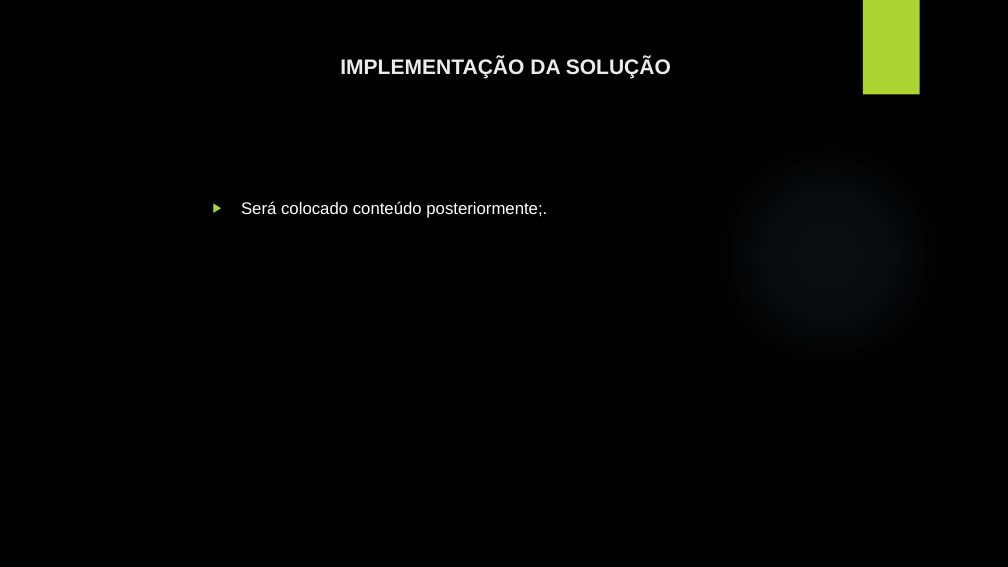
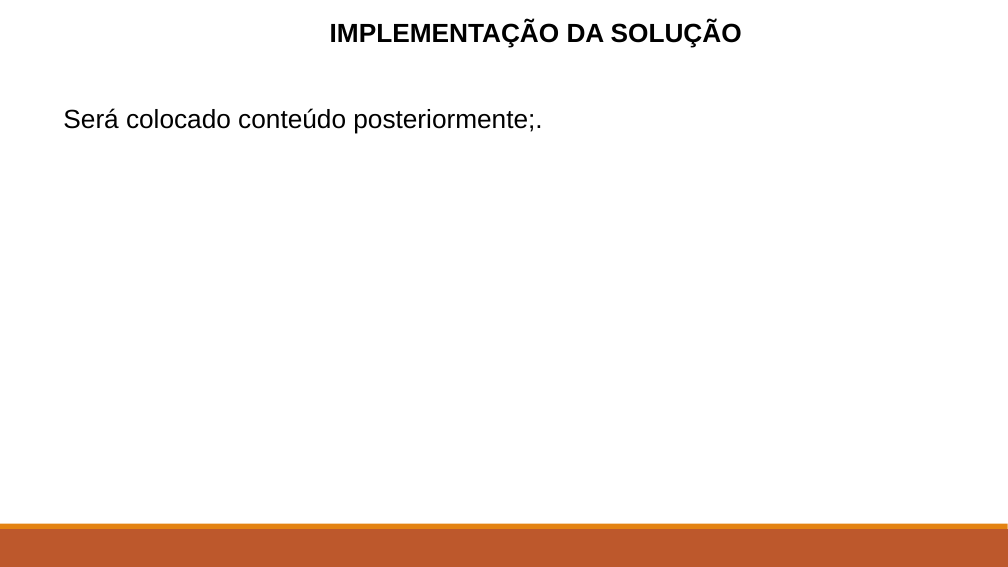
Before and after one commit to wagneramelo/tisAtlas, a slide deck: slide 9 of Documentos/Segunda apresentação TIS .pptx (slide 8 before the commit). Drawn at 1008x567 pixels with LibreOffice and Linux fonts; fonts in the diff are those of the drawing; background and template pictures are left out. Boxes give left, top, right and bottom in pixels: in the first picture for what was removed or moved away, otherwise in the second. Text is boxed around its words. In the diff, an @@ line names an element or a change of style, - is before the commit and + after.

```diff
--- a/Documentos/Segunda apresentação TIS .pptx
+++ b/Documentos/Segunda apresentação TIS .pptx
@@ background picture (left out) to #FFFFFF @@
@@ text "IMPLEMENTAÇÃO DA SOLUÇÃO": place and size @@
-text "IMPLEMENTAÇÃO DA SOLUÇÃO" at (241,201,547,218)
+text "IMPLEMENTAÇÃO DA SOLUÇÃO" at (63,21,742,134)
@@ text at (330,21,742,48): paragraph added @@
+  IMPLEMENTAÇÃO DA SOLUÇÃO
@@ rectangle removed at (863,0,920,95) @@
@@ title removed at (340,57,671,78) @@
-IMPLEMENTAÇÃO DA SOLUÇÃO
@@ text at (63,108,542,134): size 16 to 25 pt, text colour #FFFFFF to #000000 in "Será colocado conteúdo posteriormente;."; bullet ▶ to  ; line spacing 1 to 0.9; more space between paragraphs; bullet colour #ACD433 to #E48312 @@
@@ ellipse removed at (712,138,944,371) @@
@@ rectangle added at (0,529,1008,567), fill #BD582C @@
@@ rectangle added at (0,524,1008,529), fill #E48312 @@
```
Also in this commit, not shown: 4 other slides changed, 4 slides added, 3 slides removed, 8 other files.
